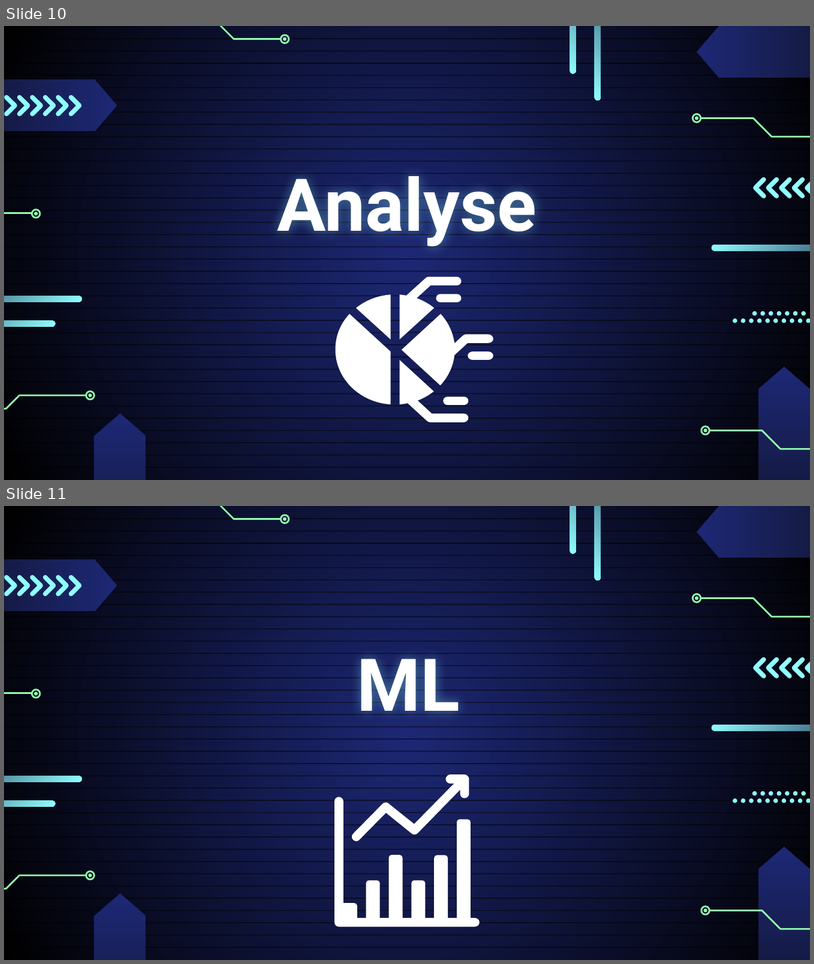
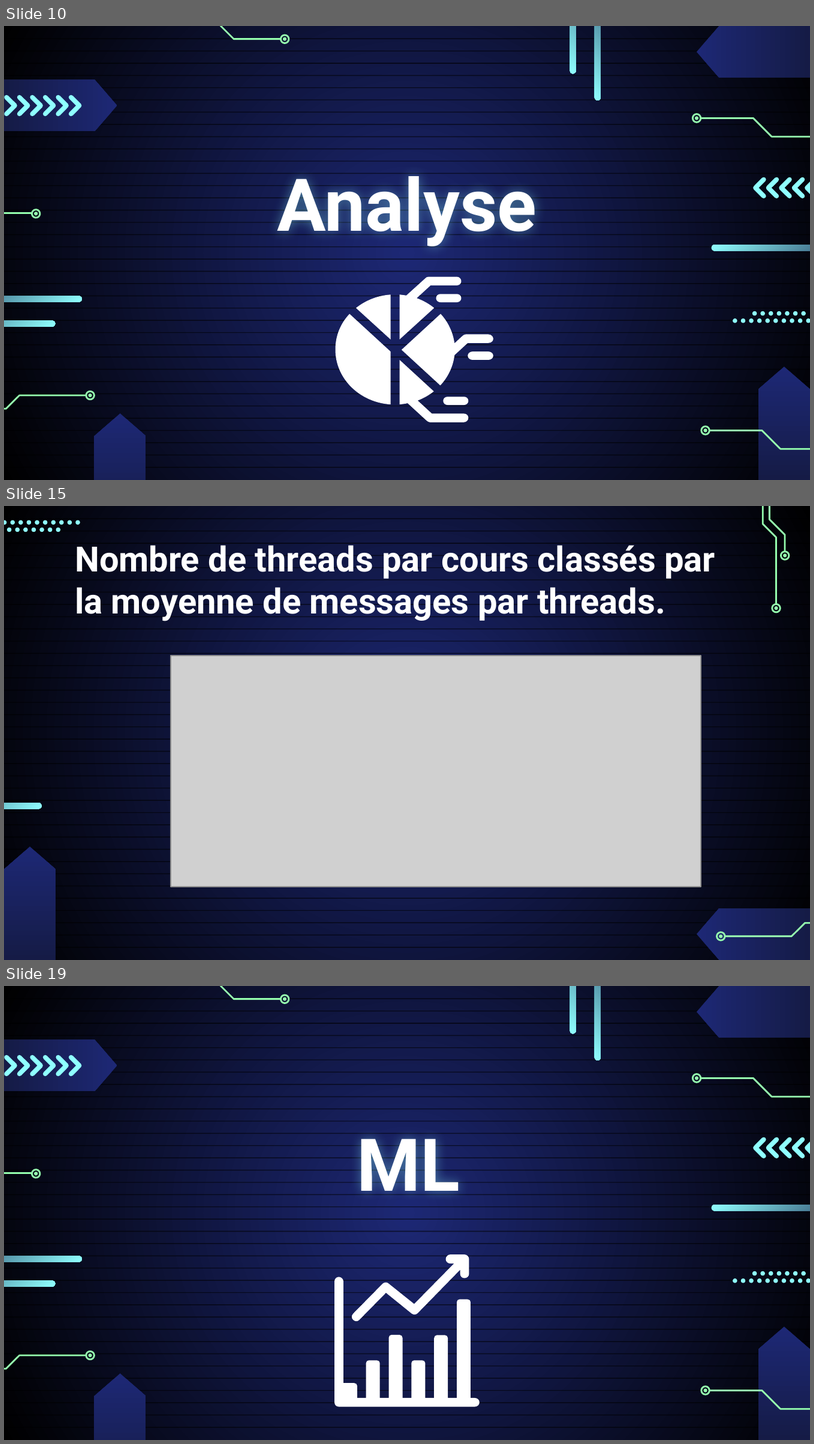
Before and after one commit to data-IA-2022/MOOC_Group6_Evelyne_Manu, a slide deck: MOOC_manuel_evelyne.pptx. Shown one above the other, each under a label of ours: slides 10 and 11 before the commit, slides 10, 15 and 19 after it; the slides between them are not shown. The pictures are 814x964 and 814x1444 pixels, drawn with LibreOffice and Linux fonts; fonts in the diff are those of the drawing; grey boxes stand for pictures. Boxes give left, top, right and bottom in pixels: in the first picture for what was removed or moved away, otherwise in the second. Text is boxed around its words. In the diff, an @@ line names an element or a change of style, - is before the commit and + after.

```diff
--- a/MOOC_manuel_evelyne.pptx
+++ b/MOOC_manuel_evelyne.pptx
@@ slide 15 added at [4, 506, 810, 960], background gradient #1D2875 to #000000; not listed: 36 template elements that a slide beside it also shows @@
@@ group added at [4, 520, 81, 532]: 17 ellipses @@
@@ group added at [763, 506, 789, 612]: 6 freeform shapes @@
@@ title added at [75, 543, 716, 621], 31 pt, text #FFFFFF, bold @@
+Nombre de threads par cours classés par la moyenne de messages par threads.
@@ picture added at [171, 655, 702, 886] @@
@@ rounded rectangle added at [4, 803, 41, 808], fill gradient #151B46 to #8FFFFF @@
@@ flow chart offpage connector added at [4, 846, 56, 959], fill gradient #1D2875 to #151B46 @@
@@ flow chart offpage connector added at [696, 907, 810, 959], fill gradient #1D2875 to #151B46 @@
@@ freeform shape added at [717, 932, 725, 940], outline #95FFAE 1.5 pt @@
@@ freeform shape added at [719, 934, 723, 938], fill #95FFAE @@
@@ freeform shape added at [726, 923, 810, 936], outline #95FFAE 1.5 pt @@
@@ what was slide 11 is now slide 19 @@
```
Also in this commit, not shown: 9 slides changed, 13 other slides added, 9 other files.
